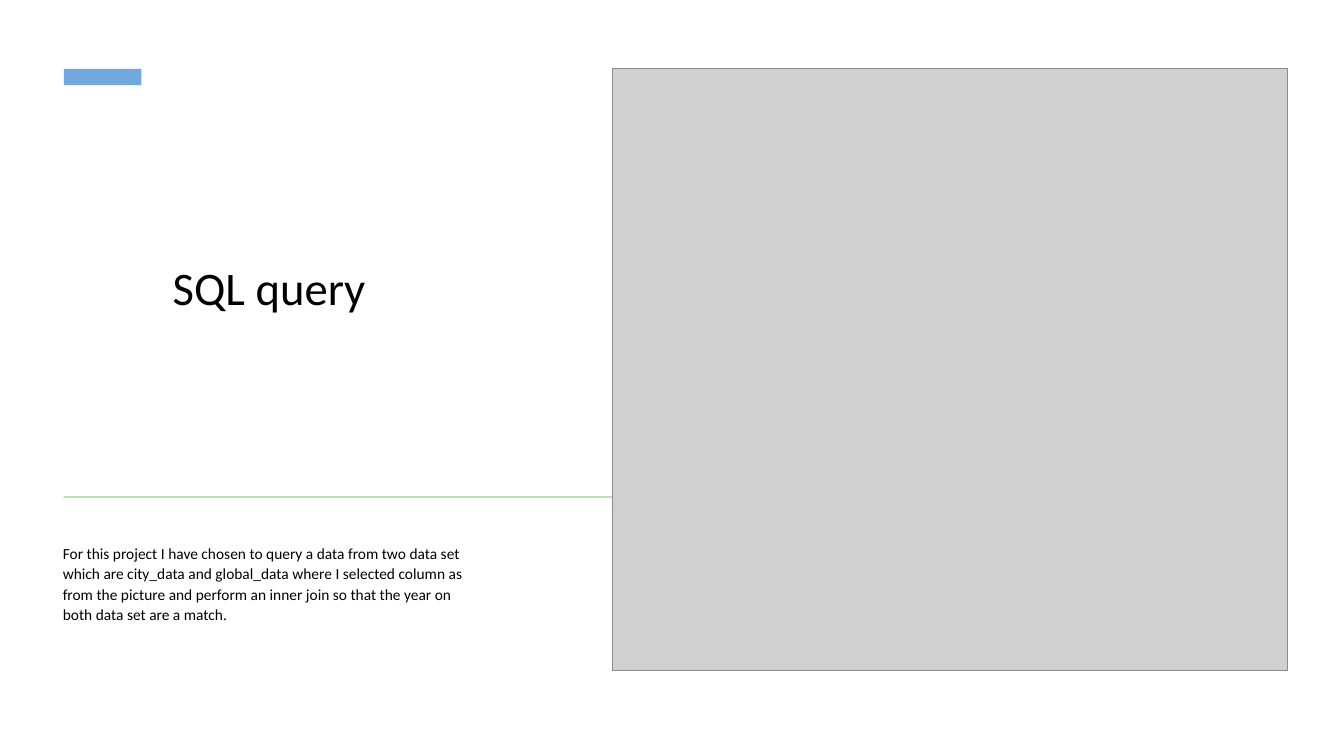
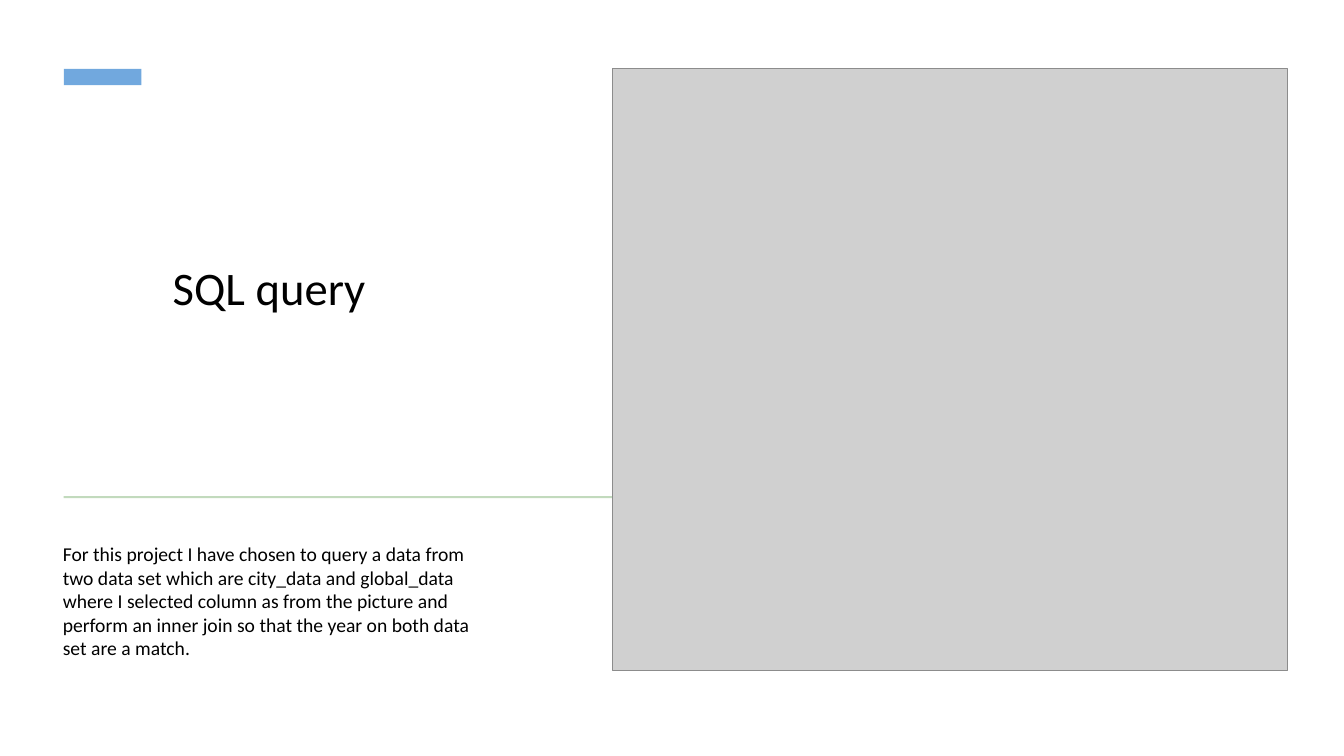
Before and after one commit to isaphu/Project-Weather-Trends, a slide deck: slide 2 of Bangkok Vs.pptx. Drawn at 1344x756 pixels with LibreOffice and Linux fonts; fonts in the diff are those of the drawing; grey boxes stand for pictures. Boxes give left, top, right and bottom in pixels: in the first picture for what was removed or moved away, otherwise in the second. Text is boxed around its words. In the diff, an @@ line names an element or a change of style, - is before the commit and + after.

```diff
--- a/Bangkok Vs.pptx
+++ b/Bangkok Vs.pptx
@@ subtitle "For this project I have ..." at [63, 547, 469, 655]: size 11 to 14 pt; line spacing 1.1 to 1 @@
```
Also in this commit, not shown: 3 other slides changed, 2 other files.
